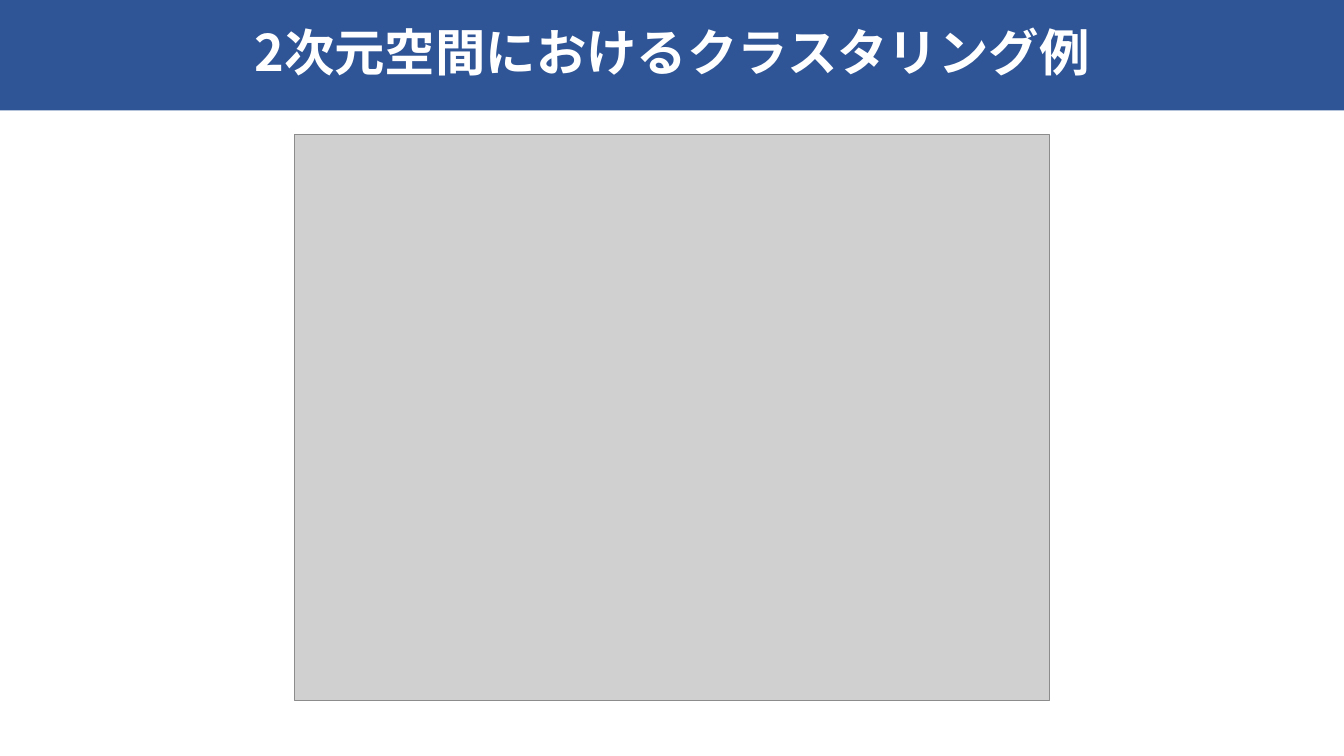
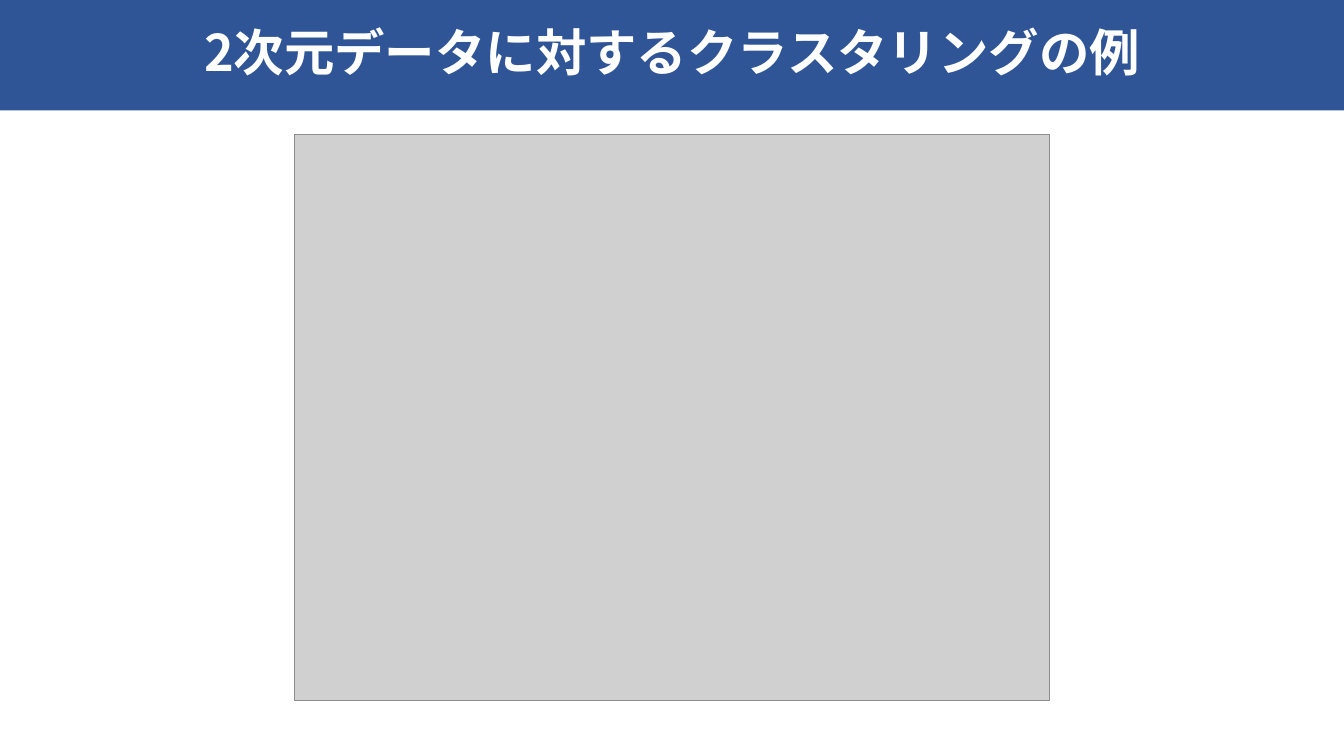
Before and after one commit to raryosu/graduation-research, a slide deck: slide 11 of docs/interim-presen/interim_hagihara.pptx. Drawn at 1344x756 pixels with LibreOffice and Linux fonts; fonts in the diff are those of the drawing; grey boxes stand for pictures. Boxes give left, top, right and bottom in pixels: in the first picture for what was removed or moved away, otherwise in the second. Text is boxed around its words. In the diff, an @@ line names an element or a change of style, - is before the commit and + after.

```diff
--- a/docs/interim-presen/interim_hagihara.pptx
+++ b/docs/interim-presen/interim_hagihara.pptx
@@ title at (x1=204, y1=27, x2=1140, y2=76): text changed @@
-2次元空間におけるクラスタリング例
+2次元データに対するクラスタリングの例
```
Also in this commit, not shown: 10 other slides changed.
